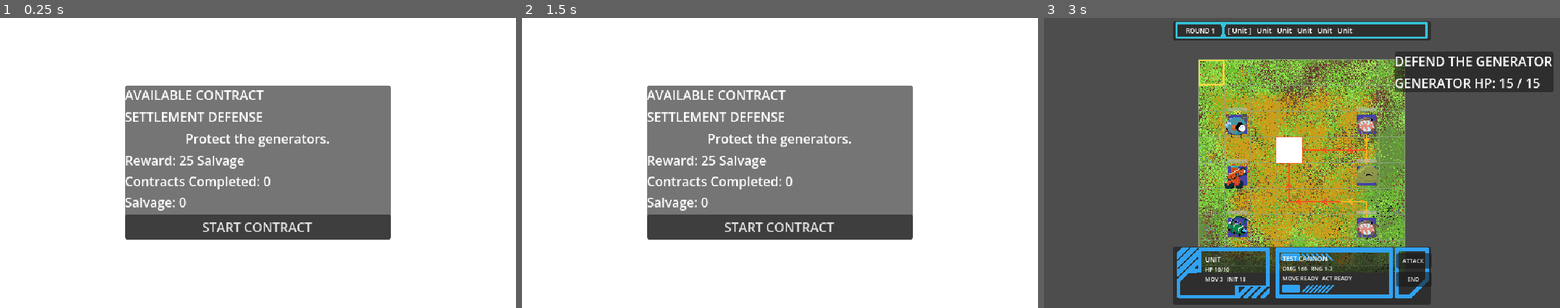
Above: before the commit, frames 1-3 (left to right).
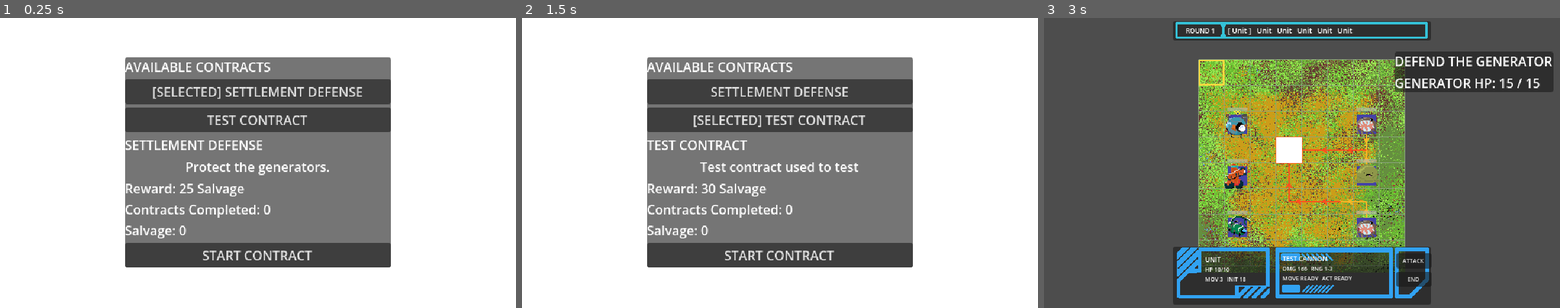
Above: after the commit, the same moments.

Repository: alexvarg565/ummcfg
Game: Godot game, scene res://scenes/run/contract_screen.tscn
Same seed, same stepped clock (60 frames per second), same inputs: the game is played once before the commit and once after it.
Inputs (mouse positions are in pixels of both pictures, inside the frame that each line leads up to):
- Up to frame 1 (0.25 s): no input
- Up to frame 2 (1.5 s): click (780, 90) at 0.5 s, where only the run after the commit has a clickable "[SELECTED] SETTLEMENT DEFENSE"; click (780, 119) at 1.25 s, where only the run after the commit has a clickable "TEST CONTRACT"
- Up to frame 3 (3 s): click (1302, 90) at 2 s, where only the run after the commit has a clickable "SETTLEMENT DEFENSE"; click "START CONTRACT" at 2.75 s

The runs differ from the first frame. In frame 1, 24% of the frame differs, in the area x 24-76%, y 13-86%; in frame 2, 24%; in frame 3, nothing differs.

Commit message:
feat: add data-driven contract selection

Diff:
--- /dev/null
+++ b/data/contracts/test_contract.tres
@@ -0,0 +1,13 @@
+[gd_resource type="Resource" script_class="ContractDefinition" format=3 uid="uid://bdnsidaw72yj"]
+
+[ext_resource type="PackedScene" uid="uid://yitqulno1e08" path="res://scenes/battle/battle.tscn" id="1_qb8fk"]
+[ext_resource type="Script" uid="uid://kjjvrdberqn7" path="res://resources/definitions/contract_definition.gd" id="1_vmchu"]
+
+[resource]
+script = ExtResource("1_vmchu")
+contract_id = &"test_contract"
+display_name = "TEST CONTRACT"
+description = "Test contract used to test"
+battle_scene = ExtResource("1_qb8fk")
+salvage_reward = 30
+metadata/_custom_type_script = "uid://kjjvrdberqn7"
--- a/scenes/run/contract_screen.tscn
+++ b/scenes/run/contract_screen.tscn
@@ -41,6 +41,9 @@
 layout_mode = 2
 text = "AVAILABLE CONTRACTS"
 
+[node name="ContractList" type="VBoxContainer" parent="Center/ContractPanel/Margin/VBox" unique_id=742659941]
+layout_mode = 2
+
 [node name="ContractNameLabel" type="Label" parent="Center/ContractPanel/Margin/VBox" unique_id=118384022]
 layout_mode = 2
 text = "SETTLEMENT DEFENSE"
--- a/scripts/run/contract_screen.gd
+++ b/scripts/run/contract_screen.gd
@@ -1,8 +1,15 @@
 extends Control
 
 
+# ==================================================
+# REFERENCES
+# ==================================================
+
 @onready var title_label: Label = \
 	$Center/ContractPanel/Margin/VBox/TitleLabel
+
+@onready var contract_list: VBoxContainer = \
+	$Center/ContractPanel/Margin/VBox/ContractList
 
 @onready var contract_name_label: Label = \
 	$Center/ContractPanel/Margin/VBox/ContractNameLabel
@@ -25,28 +32,109 @@
 	start_contract_button.focus_mode = \
 		Control.FOCUS_NONE
 
+
 	start_contract_button.pressed.connect(
 		_on_start_contract_pressed
 	)
 
-	_refresh_screen()
+
+	_build_contract_list()
+
+	_refresh_contract_details()
 
 
 # ==================================================
-# DISPLAY
+# CONTRACT LIST
 # ==================================================
 
-func _refresh_screen() -> void:
+func _build_contract_list() -> void:
+	_clear_contract_list()
+
+
+	var available_contracts: Array[ContractDefinition] = \
+		RunManager.get_available_contracts()
+
+
+	for contract: ContractDefinition in \
+		available_contracts:
+
+		if contract == null:
+			continue
+
+
+		var button: Button = \
+			Button.new()
+
+
+		button.focus_mode = \
+			Control.FOCUS_NONE
+
+
+		if contract == \
+			RunManager.get_current_contract():
+
+			button.text = \
+				"[SELECTED] %s" \
+				% contract.display_name
+
+		else:
+
+			button.text = \
+				contract.display_name
+
+
+		button.pressed.connect(
+			_on_contract_selected.bind(
+				contract
+			)
+		)
+
+
+		contract_list.add_child(
+			button
+		)
+
+
+func _clear_contract_list() -> void:
+	for child: Node in \
+		contract_list.get_children():
+
+		child.queue_free()
+
+
+# ==================================================
+# CONTRACT SELECTION
+# ==================================================
+
+func _on_contract_selected(
+	contract: ContractDefinition
+) -> void:
+	RunManager.select_contract(
+		contract
+	)
+
+
+	_build_contract_list()
+
+	_refresh_contract_details()
+
+
+# ==================================================
+# CONTRACT DETAILS
+# ==================================================
+
+func _refresh_contract_details() -> void:
 	var contract: ContractDefinition = \
 		RunManager.get_current_contract()
 
 
 	title_label.text = \
-		"AVAILABLE CONTRACT"
+		"AVAILABLE CONTRACTS"
 
 
 	if contract == null:
 		_show_missing_contract()
+
 		return
 
 
@@ -69,15 +157,22 @@
 	start_contract_button.text = \
 		"START CONTRACT"
 
+
 	start_contract_button.disabled = false
 
+
+# ==================================================
+# MISSING CONTRACT
+# ==================================================
 
 func _show_missing_contract() -> void:
 	contract_name_label.text = \
 		"NO CONTRACT"
 
+
 	description_label.text = \
-		"No contract is currently available."
+		"No contract is currently selected."
+
 
 	progress_label.text = \
 		"Contracts Completed: %d\nSalvage: %d" % [
@@ -85,14 +180,16 @@
 			RunManager.salvage
 		]
 
+
 	start_contract_button.text = \
 		"UNAVAILABLE"
+
 
 	start_contract_button.disabled = true
 
 
 # ==================================================
-# BUTTONS
+# START CONTRACT
 # ==================================================
 
 func _on_start_contract_pressed() -> void:
--- a/scripts/run/run_manager.gd
+++ b/scripts/run/run_manager.gd
@@ -12,6 +12,11 @@
 const SETTLEMENT_DEFENSE: ContractDefinition = \
 	preload(
 		"res://data/contracts/settlement_defense.tres"
+	)
+
+const TEST_CONTRACT: ContractDefinition = \
+	preload(
+		"res://data/contracts/test_contract.tres"
 	)
 
 
@@ -48,11 +53,13 @@
 		SETTLEMENT_DEFENSE
 	)
 
-	# For now we only have one contract.
-	#
-	# Later the Contract Selection screen will
-	# explicitly choose one of the available
-	# definitions.
+	available_contracts.append(
+		TEST_CONTRACT
+	)
+
+
+	# Default to Settlement Defense when starting
+	# a fresh run.
 	if current_contract == null:
 		current_contract = \
 			SETTLEMENT_DEFENSE
@@ -66,6 +73,13 @@
 	contract: ContractDefinition
 ) -> void:
 	if contract == null:
+		return
+
+	if contract not in available_contracts:
+		push_error(
+			"Cannot select contract: contract is not available."
+		)
+
 		return
 
 	current_contract = contract
@@ -91,12 +105,14 @@
 
 		return
 
+
 	if current_contract.battle_scene == null:
 		push_error(
 			"Cannot start contract: selected contract has no battle scene."
 		)
 
 		return
+
 
 	get_tree().change_scene_to_packed(
 		current_contract.battle_scene
@@ -111,11 +127,14 @@
 
 		return
 
+
 	contracts_completed += 1
+
 
 	add_salvage(
 		current_contract.salvage_reward
 	)
+
 
 	go_to_contract_screen()
 
